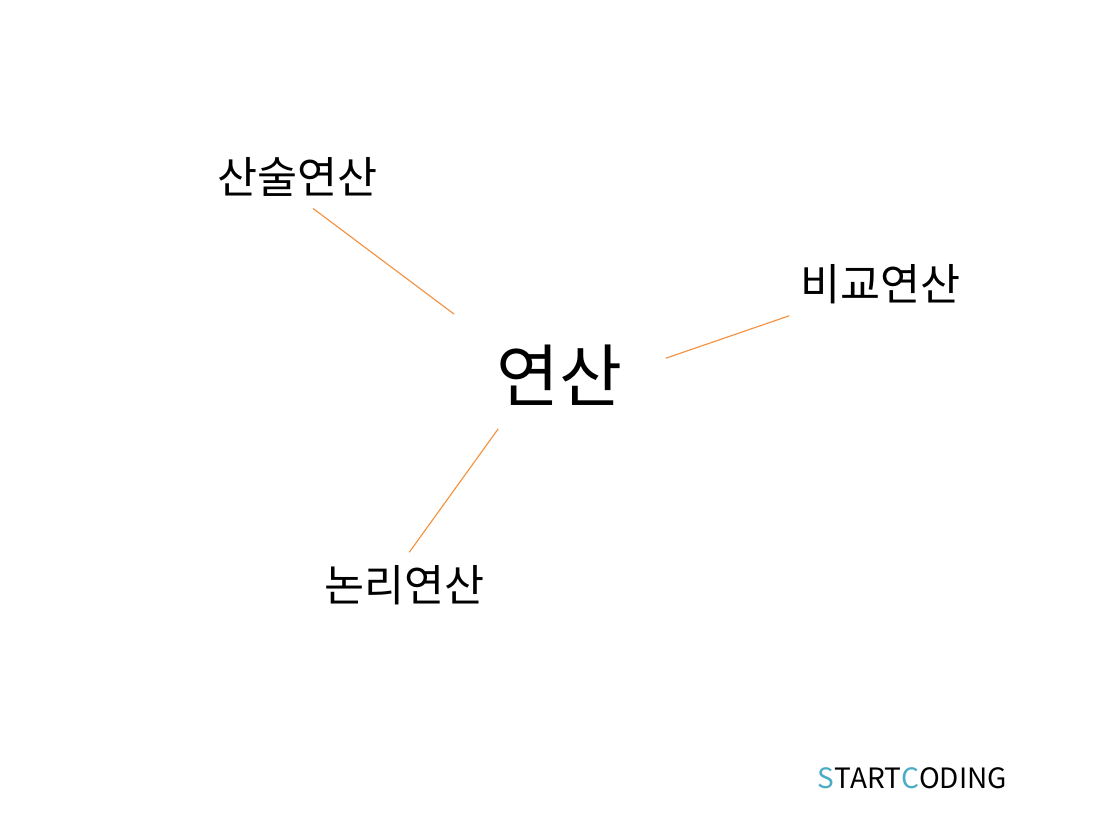
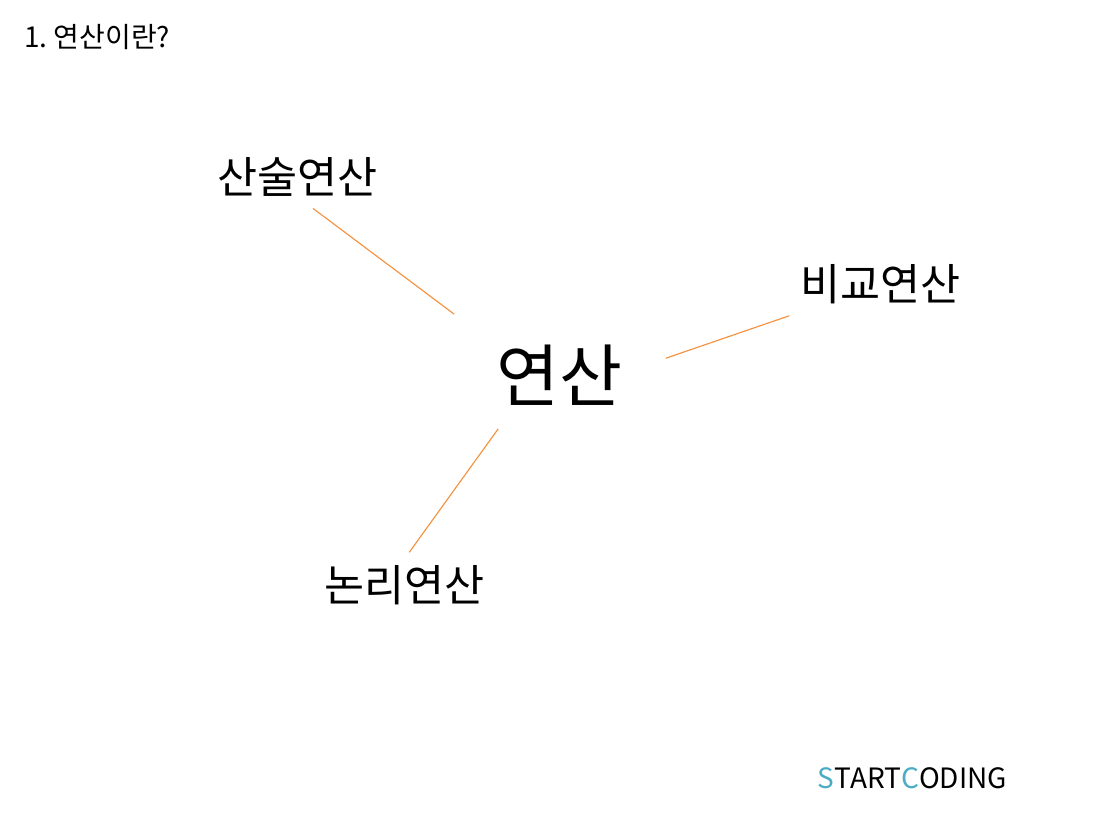
Before and after one commit to kwonkijun/web, a slide deck: slide 4 of 프론트엔드기초(PPT)/JAVASCRIPT 4강_연산과 연산자.pptx (slide 3 before the commit). Drawn at 1120x840 pixels with LibreOffice and Linux fonts; fonts in the diff are those of the drawing. Boxes give left, top, right and bottom in pixels: in the first picture for what was removed or moved away, otherwise in the second. Text is boxed around its words. In the diff, an @@ line names an element or a change of style, - is before the commit and + after.

```diff
--- a/프론트엔드기초(PPT)/JAVASCRIPT 4강_연산과 연산자.pptx
+++ b/프론트엔드기초(PPT)/JAVASCRIPT 4강_연산과 연산자.pptx
@@ text added at (x1=24, y1=24, x2=170, y2=50), 18 pt, text #000000 @@
+1. 연산이란?
```
Also in this commit, not shown: 14 other slides changed, 1 slide added, 2 other files.
